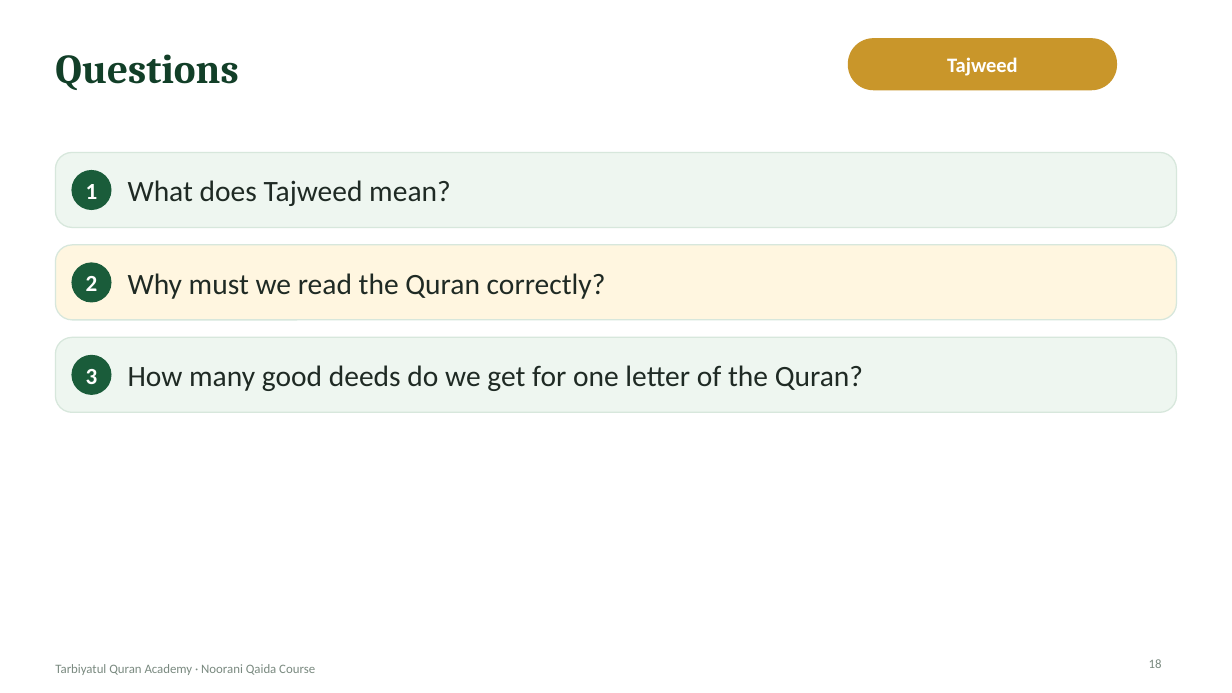
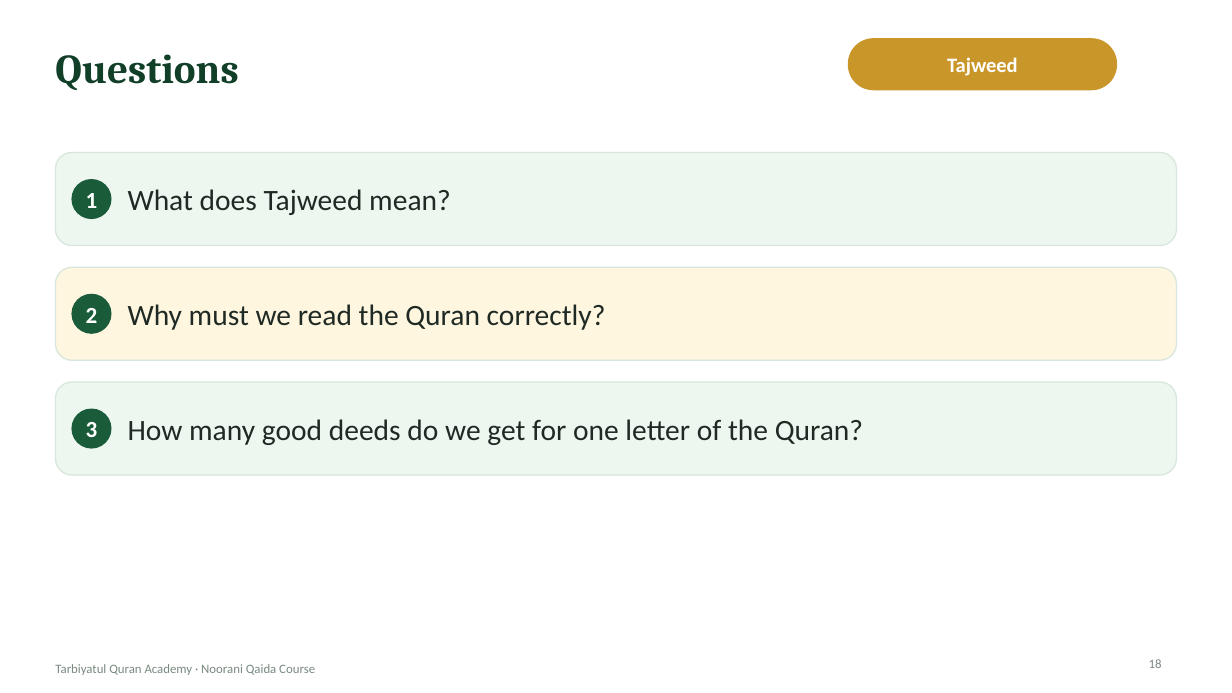
Before and after one commit to ibnhosain/TQA-Management-System, a slide deck: slide 18 of backend/core/deck_seed/noorani-qaida-lecture-01.pptx. Drawn at 1232x693 pixels with LibreOffice and Linux fonts; fonts in the diff are those of the drawing; background and template pictures are left out. Boxes give left, top, right and bottom in pixels: in the first picture for what was removed or moved away, otherwise in the second. Text is boxed around its words. In the diff, an @@ line names an element or a change of style, - is before the commit and + after.

```diff
--- a/backend/core/deck_seed/noorani-qaida-lecture-01.pptx
+++ b/backend/core/deck_seed/noorani-qaida-lecture-01.pptx
@@ rounded rectangle: place and size @@
-rounded rectangle at bbox=[55, 152, 1177, 227]
+rounded rectangle at bbox=[55, 152, 1177, 246]
@@ text "1": place and size @@
-text "1" at bbox=[86, 184, 98, 199]
+text "1" at bbox=[86, 193, 98, 208]
@@ ellipse: place and size @@
-ellipse at bbox=[72, 171, 111, 210]
+ellipse at bbox=[72, 179, 111, 218]
@@ text "What does Tajweed mean?": place and size @@
-text "What does Tajweed mean?" at bbox=[128, 180, 451, 206]
+text "What does Tajweed mean?" at bbox=[128, 189, 451, 215]
@@ rounded rectangle: place and size @@
-rounded rectangle at bbox=[55, 245, 1177, 320]
+rounded rectangle at bbox=[55, 267, 1177, 360]
@@ text "Why must we read the ...": place and size @@
-text "Why must we read the ..." at bbox=[128, 273, 606, 299]
+text "Why must we read the ..." at bbox=[128, 304, 606, 330]
@@ text "2": place and size @@
-text "2" at bbox=[86, 276, 98, 291]
+text "2" at bbox=[86, 308, 98, 323]
@@ ellipse: place and size @@
-ellipse at bbox=[72, 263, 111, 302]
+ellipse at bbox=[72, 295, 111, 334]
@@ proportions changed in 3 elements at bbox=[55, 152, 1177, 246], bbox=[55, 267, 1177, 360], bbox=[55, 382, 1177, 475] @@
@@ rounded rectangle: place and size @@
-rounded rectangle at bbox=[55, 337, 1177, 412]
+rounded rectangle at bbox=[55, 382, 1177, 475]
@@ text "How many good deeds do ...": place and size @@
-text "How many good deeds do ..." at bbox=[128, 365, 863, 391]
+text "How many good deeds do ..." at bbox=[128, 419, 863, 445]
@@ text "3": place and size @@
-text "3" at bbox=[86, 369, 98, 384]
+text "3" at bbox=[86, 422, 98, 437]
@@ ellipse: place and size @@
-ellipse at bbox=[72, 356, 111, 395]
+ellipse at bbox=[72, 409, 111, 448]
```
Also in this commit, not shown: 5 other slides changed, 21 other files.
